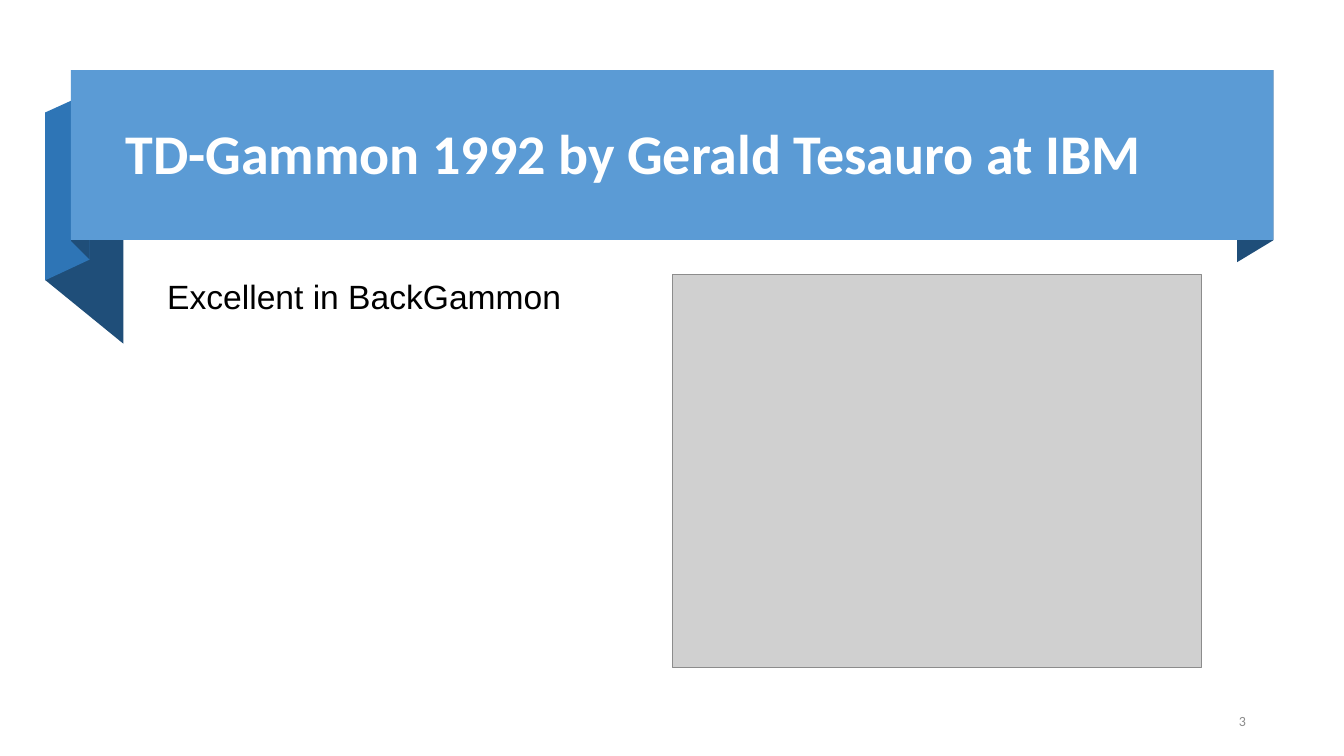
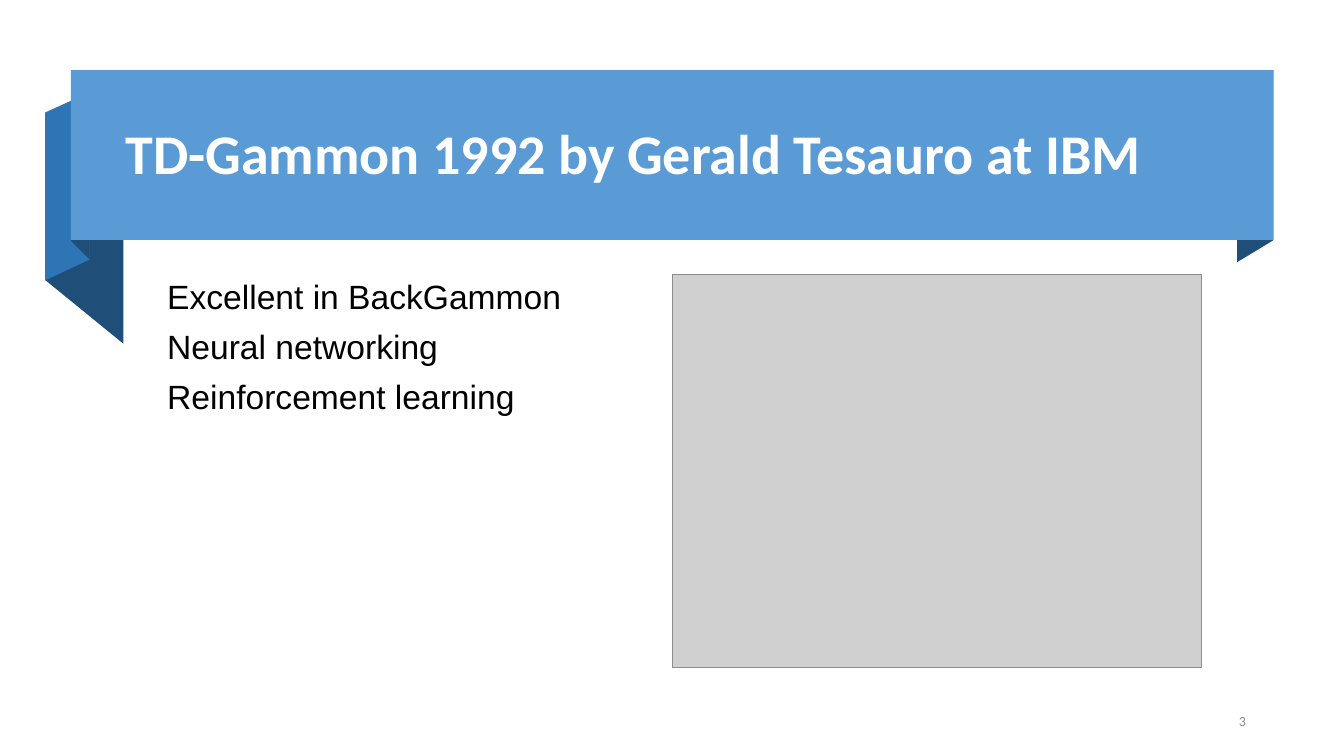
Before and after one commit to fanchuanster/uwinds, a slide deck: slide 3 of docs/8700AI/game in AI.pptx. Drawn at 1344x756 pixels with LibreOffice and Linux fonts; fonts in the diff are those of the drawing; grey boxes stand for pictures; background and template pictures are left out. Boxes give left, top, right and bottom in pixels: in the first picture for what was removed or moved away, otherwise in the second. Text is boxed around its words. In the diff, an @@ line names an element or a change of style, - is before the commit and + after.

```diff
--- a/docs/8700AI/game in AI.pptx
+++ b/docs/8700AI/game in AI.pptx
@@ text at (167,334,515,416): paragraphs added @@
+Neural networking
+Reinforcement learning
```
Also in this commit, not shown: 4 other slides changed, 2 slides removed.
